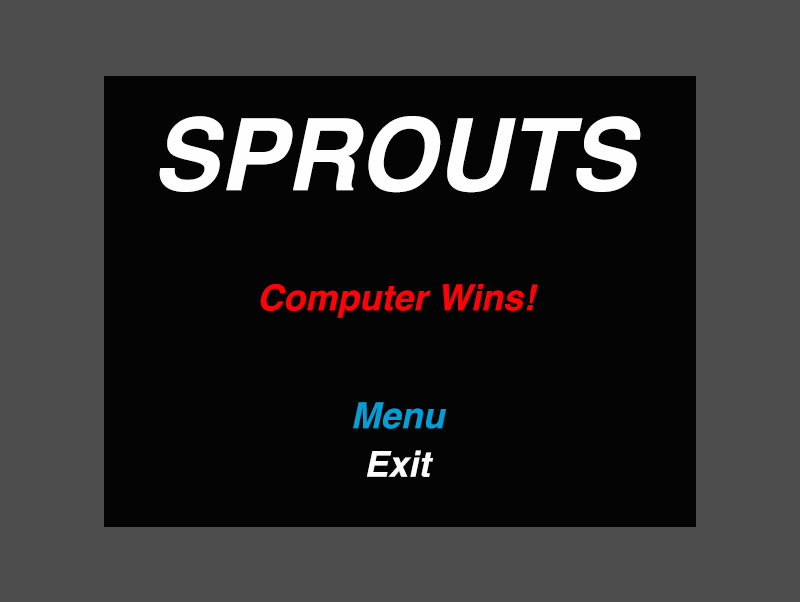
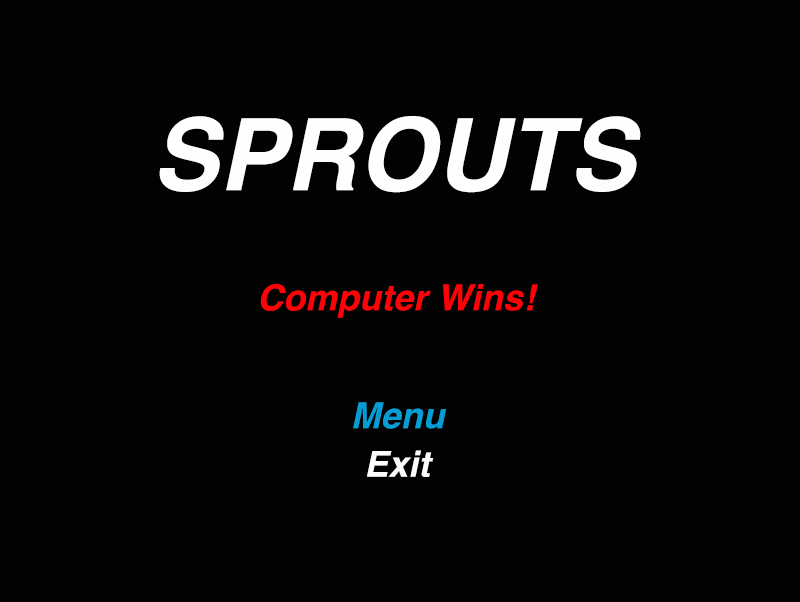
Layer changes from the first 800 x 602 image to the second:
removed layer "Layer 2" over (104, 76, 696, 527)
"Layer 1": opacity 70% → 100% over (0, 0, 800, 602)
